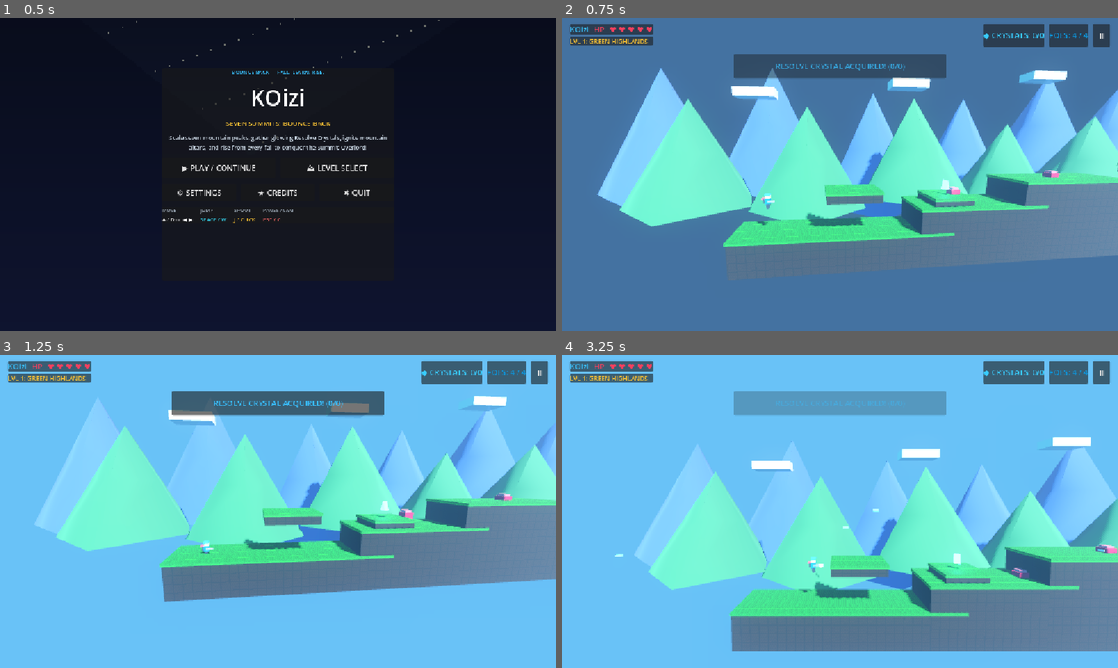
Above: before the commit, frames 1-4 (two rows, left to right).
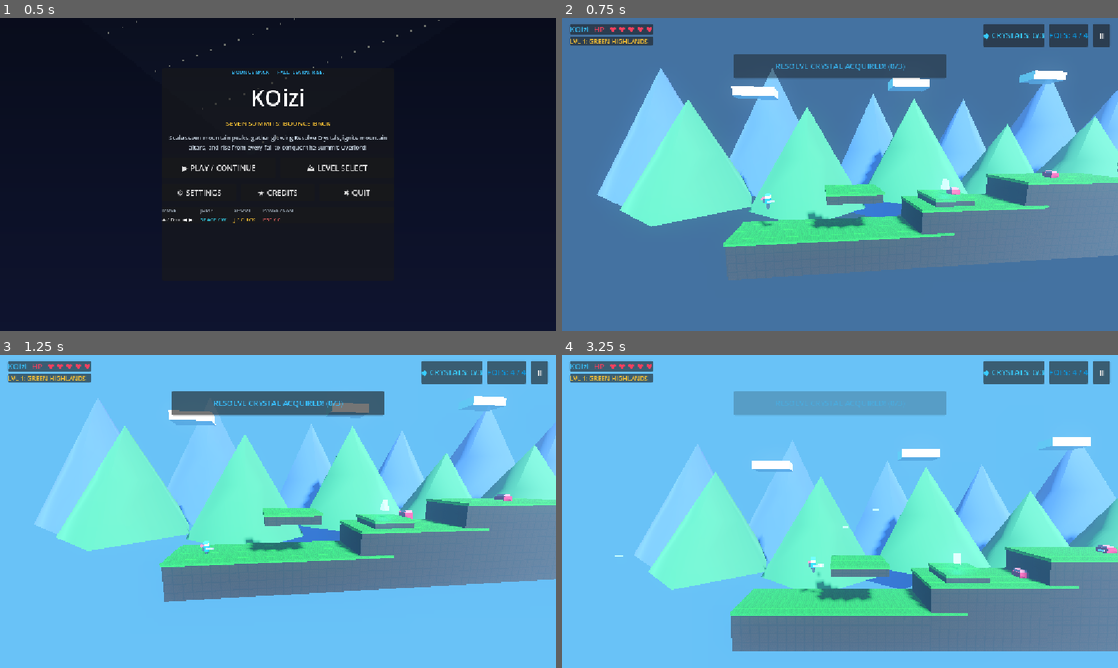
Above: after the commit, the same moments.

Repository: SpanzZzy/Kiozii-Adventure-Game
Game: Godot game, scene res://scenes/ui/main_menu.tscn
Two runs of this game, one before a commit and one after it. Both use one fixed random seed, a clock stepped at 60 frames per second and the inputs below.
Inputs (mouse positions are in pixels of both pictures, inside the frame that each line leads up to):
- Up to frame 1 (0.5 s): no input
- Up to frame 2 (0.75 s): click "▶ PLAY / CONTINUE" at 0.5 s
- Up to frame 3 (1.25 s): no input
- Up to frame 4 (3.25 s): tap Enter at 1.25 s; move the mouse to (962, 495) at 1.27 s; hold Right (move_right) 1.28-2.03 s; hold J (shoot) 1.28-2.03 s; click (962, 495) at 1.42 s; tap Space (jump) at 1.52, 2.27 s; move the mouse to (728, 527) at 2.02 s; hold Left (move_left) 2.03-2.78 s; tap C (toggle_camera) at 2.1 s; click (728, 527) at 2.17 s; move the mouse to (895, 442) at 2.77 s; hold Right (move_right) from 2.78 s (still down); hold J (shoot) from 2.78 s (still down); click (895, 442) at 2.92 s

Frame 1 is identical in both runs. In frame 2, 1.4% of the frame differs, in the area x 6-100%, y 4-74%; in frame 3, 1.1%; in frame 4, 1.6%, in the area x 9-100%, y 4-92%.

Commit message:
fix: resolve crystal collision & persistence, enforce shrine separation, and set default LOW graphics

Diff:
--- a/kiozii/scenes/levels/resolve_crystal_3d.tscn
+++ b/kiozii/scenes/levels/resolve_crystal_3d.tscn
@@ -3,7 +3,7 @@
 [ext_resource type="Script" path="res://scripts/resolve_crystal_3d.gd" id="1_crys"]
 
 [sub_resource type="SphereShape3D" id="Shape_Crys"]
-radius = 0.9
+radius = 1.3
 
 [sub_resource type="StandardMaterial3D" id="Mat_Crystal"]
 albedo_color = Color(0.2, 0.85, 1.0, 0.9)
@@ -15,25 +15,27 @@
 
 [sub_resource type="PrismMesh" id="Mesh_Crystal"]
 material = SubResource("Mat_Crystal")
-size = Vector3(0.7, 1.2, 0.7)
+size = Vector3(0.8, 1.3, 0.8)
 
 [node name="ResolveCrystal3D" type="Area3D"]
 collision_layer = 0
 collision_mask = 2
+monitoring = true
+monitorable = false
 script = ExtResource("1_crys")
 
 [node name="Collision" type="CollisionShape3D" parent="."]
-transform = Transform3D(1, 0, 0, 0, 1, 0, 0, 0, 1, 0, 0.6, 0)
+transform = Transform3D(1, 0, 0, 0, 1, 0, 0, 0, 1, 0, 0.65, 0)
 shape = SubResource("Shape_Crys")
 
 [node name="Visuals" type="Node3D" parent="."]
 
 [node name="CrystalMesh" type="MeshInstance3D" parent="Visuals"]
-transform = Transform3D(1, 0, 0, 0, 1, 0, 0, 0, 1, 0, 0.6, 0)
+transform = Transform3D(1, 0, 0, 0, 1, 0, 0, 0, 1, 0, 0.65, 0)
 mesh = SubResource("Mesh_Crystal")
 
 [node name="OmniLight3D" type="OmniLight3D" parent="Visuals"]
-transform = Transform3D(1, 0, 0, 0, 1, 0, 0, 0, 1, 0, 0.6, 0)
+transform = Transform3D(1, 0, 0, 0, 1, 0, 0, 0, 1, 0, 0.65, 0)
 light_color = Color(0.2, 0.85, 1.0, 1.0)
 light_energy = 1.2
 omni_range = 4.0
--- a/kiozii/scenes/levels/summit_01.tscn
+++ b/kiozii/scenes/levels/summit_01.tscn
@@ -481,9 +481,12 @@
 
 [node name="ResolveCrystal_0" parent="." instance=ExtResource("93_crystal")]
 transform = Transform3D(1, 0, 0, 0, 1, 0, 0, 0, 1, 26.5, 5.0, 0.0)
+crystal_id = 0
 
 [node name="ResolveCrystal_1" parent="." instance=ExtResource("93_crystal")]
 transform = Transform3D(1, 0, 0, 0, 1, 0, 0, 0, 1, 59.5, 2.0, 0.0)
+crystal_id = 1
 
 [node name="ResolveCrystal_2" parent="." instance=ExtResource("93_crystal")]
 transform = Transform3D(1, 0, 0, 0, 1, 0, 0, 0, 1, 71.5, 8.0, 0.0)
+crystal_id = 2
--- a/kiozii/scenes/levels/summit_02.tscn
+++ b/kiozii/scenes/levels/summit_02.tscn
@@ -9,6 +9,7 @@
 [ext_resource type="PackedScene" path="res://scenes/enemies/enemy_scout_3d.tscn" id="7_scout"]
 [ext_resource type="Texture2D" path="res://textures/pixel_rock.png" id="90_rock_tex"]
 [ext_resource type="Texture2D" path="res://textures/pixel_grass.png" id="91_grass_tex"]
+[ext_resource type="PackedScene" path="res://scenes/levels/resolve_crystal_3d.tscn" id="93_crystal"]
 
 [sub_resource type="Environment" id="Env_Summit"]
 background_mode = 1
@@ -462,3 +463,15 @@
 [node name="Enemy_5" parent="Enemies" instance=ExtResource("6_sniper")]
 transform = Transform3D(1, 0, 0, 0, 1, 0, 0, 0, 1, 102, 13, 0)
 max_health = 3
+
+[node name="ResolveCrystal_0" parent="." instance=ExtResource("93_crystal")]
+transform = Transform3D(1, 0, 0, 0, 1, 0, 0, 0, 1, 32.5, 7.5, 0.0)
+crystal_id = 0
+
+[node name="ResolveCrystal_1" parent="." instance=ExtResource("93_crystal")]
+transform = Transform3D(1, 0, 0, 0, 1, 0, 0, 0, 1, 51.0, 3.0, 0.0)
+crystal_id = 1
+
+[node name="ResolveCrystal_2" parent="." instance=ExtResource("93_crystal")]
+transform = Transform3D(1, 0, 0, 0, 1, 0, 0, 0, 1, 86.5, 4.0, 0.0)
+crystal_id = 2
--- a/kiozii/scenes/levels/summit_03.tscn
+++ b/kiozii/scenes/levels/summit_03.tscn
@@ -10,6 +10,7 @@
 [ext_resource type="PackedScene" path="res://scenes/enemies/enemy_scout_3d.tscn" id="8_scout"]
 [ext_resource type="Texture2D" path="res://textures/pixel_rock.png" id="90_rock_tex"]
 [ext_resource type="Texture2D" path="res://textures/pixel_grass.png" id="91_grass_tex"]
+[ext_resource type="PackedScene" path="res://scenes/levels/resolve_crystal_3d.tscn" id="93_crystal"]
 
 [sub_resource type="Environment" id="Env_Summit"]
 background_mode = 1
@@ -434,3 +435,15 @@
 [node name="Enemy_4" parent="Enemies" instance=ExtResource("7_sniper")]
 transform = Transform3D(1, 0, 0, 0, 1, 0, 0, 0, 1, 111, 13, 0)
 max_health = 3
+
+[node name="ResolveCrystal_0" parent="." instance=ExtResource("93_crystal")]
+transform = Transform3D(1, 0, 0, 0, 1, 0, 0, 0, 1, 36.0, 8.0, 0.0)
+crystal_id = 0
+
+[node name="ResolveCrystal_1" parent="." instance=ExtResource("93_crystal")]
+transform = Transform3D(1, 0, 0, 0, 1, 0, 0, 0, 1, 65.25, 6.0, 0.0)
+crystal_id = 1
+
+[node name="ResolveCrystal_2" parent="." instance=ExtResource("93_crystal")]
+transform = Transform3D(1, 0, 0, 0, 1, 0, 0, 0, 1, 77.25, 9.5, 0.0)
+crystal_id = 2
--- a/kiozii/scenes/levels/summit_04.tscn
+++ b/kiozii/scenes/levels/summit_04.tscn
@@ -10,6 +10,7 @@
 [ext_resource type="PackedScene" path="res://scenes/enemies/enemy_scout_3d.tscn" id="8_scout"]
 [ext_resource type="Texture2D" path="res://textures/pixel_rock.png" id="90_rock_tex"]
 [ext_resource type="Texture2D" path="res://textures/pixel_grass.png" id="91_grass_tex"]
+[ext_resource type="PackedScene" path="res://scenes/levels/resolve_crystal_3d.tscn" id="93_crystal"]
 
 [sub_resource type="Environment" id="Env_Summit"]
 background_mode = 1
@@ -416,3 +417,15 @@
 max_x = 114.0
 speed = 7.0
 max_health = 4
+
+[node name="ResolveCrystal_0" parent="." instance=ExtResource("93_crystal")]
+transform = Transform3D(1, 0, 0, 0, 1, 0, 0, 0, 1, 31.0, 2.0, 0.0)
+crystal_id = 0
+
+[node name="ResolveCrystal_1" parent="." instance=ExtResource("93_crystal")]
+transform = Transform3D(1, 0, 0, 0, 1, 0, 0, 0, 1, 48.0, 8.0, 0.0)
+crystal_id = 1
+
+[node name="ResolveCrystal_2" parent="." instance=ExtResource("93_crystal")]
+transform = Transform3D(1, 0, 0, 0, 1, 0, 0, 0, 1, 98.0, 11.0, 0.0)
+crystal_id = 2
--- a/kiozii/scenes/levels/summit_05.tscn
+++ b/kiozii/scenes/levels/summit_05.tscn
@@ -451,9 +451,12 @@
 
 [node name="ResolveCrystal_0" parent="." instance=ExtResource("93_crystal")]
 transform = Transform3D(1, 0, 0, 0, 1, 0, 0, 0, 1, 26.0, 4.5, 0.0)
+crystal_id = 0
 
 [node name="ResolveCrystal_1" parent="." instance=ExtResource("93_crystal")]
 transform = Transform3D(1, 0, 0, 0, 1, 0, 0, 0, 1, 74.0, 3.5, 0.0)
+crystal_id = 1
 
 [node name="ResolveCrystal_2" parent="." instance=ExtResource("93_crystal")]
 transform = Transform3D(1, 0, 0, 0, 1, 0, 0, 0, 1, 89.5, 10.5, 0.0)
+crystal_id = 2
--- a/kiozii/scenes/levels/summit_06.tscn
+++ b/kiozii/scenes/levels/summit_06.tscn
@@ -471,9 +471,12 @@
 
 [node name="ResolveCrystal_0" parent="." instance=ExtResource("93_crystal")]
 transform = Transform3D(1, 0, 0, 0, 1, 0, 0, 0, 1, 30.0, 2.0, 0.0)
+crystal_id = 0
 
 [node name="ResolveCrystal_1" parent="." instance=ExtResource("93_crystal")]
 transform = Transform3D(1, 0, 0, 0, 1, 0, 0, 0, 1, 48.5, 3.5, 0.0)
+crystal_id = 1
 
 [node name="ResolveCrystal_2" parent="." instance=ExtResource("93_crystal")]
 transform = Transform3D(1, 0, 0, 0, 1, 0, 0, 0, 1, 87.0, 4.0, 0.0)
+crystal_id = 2
--- a/kiozii/scripts/game_manager.gd
+++ b/kiozii/scripts/game_manager.gd
@@ -37,6 +37,10 @@
 var crystals_collected_level: int = 0
 var crystals_total_level: int = 0
 
+# CRYSTAL PERSISTENCE PER LEVEL: Array of bools [c0, c1, c2]
+var saved_crystals: Dictionary = {}
+var active_crystals_registered: Array = []
+
 # ACTIVE CHECKPOINT POSITION
 var current_checkpoint_pos: Vector3 = Vector3.ZERO
 var has_custom_checkpoint: bool = false
@@ -86,8 +90,9 @@
 	portal_is_open = (enemy_count == 0 and not is_boss)
 	has_respawned_this_level = false
 	damage_taken_this_level = 0
+	crystals_total_level = 0
 	crystals_collected_level = 0
-	crystals_total_level = 0
+	active_crystals_registered.clear()
 	has_custom_checkpoint = false
 	current_checkpoint_pos = Vector3.ZERO
 
@@ -96,18 +101,34 @@
 	if portal_is_open:
 		emit_signal("portal_unlocked")
 
+func register_crystal(crystal_node: Node3D, c_id: int) -> void:
+	crystals_total_level += 1
+	var lvl_key = str(current_level_idx + 1)
+	var lvl_saved = saved_crystals.get(lvl_key, [false, false, false])
+	if c_id >= 0 and c_id < lvl_saved.size() and lvl_saved[c_id] == true:
+		crystals_collected_level += 1
+		crystal_node.queue_free()
+	emit_signal("crystal_collected", crystals_collected_level, crystals_total_level)
+
+func on_crystal_collected(c_id: int) -> void:
+	crystals_collected_level += 1
+	var lvl_key = str(current_level_idx + 1)
+	if not saved_crystals.has(lvl_key):
+		saved_crystals[lvl_key] = [false, false, false]
+	if c_id >= 0 and c_id < saved_crystals[lvl_key].size():
+		saved_crystals[lvl_key][c_id] = true
+	save_progress()
+
+	if AudioManager:
+		AudioManager.play_crystal()
+	emit_signal("crystal_collected", crystals_collected_level, crystals_total_level)
+
 func set_checkpoint(pos: Vector3, checkpoint_name: String = "Summit Altar") -> void:
 	current_checkpoint_pos = pos
 	has_custom_checkpoint = true
 	if AudioManager:
 		AudioManager.play_checkpoint()
 	emit_signal("checkpoint_reached", checkpoint_name)
-
-func on_crystal_collected() -> void:
-	crystals_collected_level += 1
-	if AudioManager:
-		AudioManager.play_crystal()
-	emit_signal("crystal_collected", crystals_collected_level, crystals_total_level)
 
 func trigger_second_wind() -> void:
 	has_respawned_this_level = true
@@ -203,6 +224,7 @@
 	cfg.set_value("progression", "unlocked_level", unlocked_level)
 	cfg.set_value("progression", "completed_levels", completed_levels)
 	cfg.set_value("progression", "achievements", unlocked_achievements)
+	cfg.set_value("progression", "saved_crystals", saved_crystals)
 	cfg.save(SAVE_PATH)
 
 func load_progress() -> void:
@@ -211,3 +233,4 @@
 		unlocked_level = cfg.get_value("progression", "unlocked_level", 1)
 		completed_levels = cfg.get_value("progression", "completed_levels", [])
 		unlocked_achievements = cfg.get_value("progression", "achievements", {})
+		saved_crystals = cfg.get_value("progression", "saved_crystals", {})
--- a/kiozii/scripts/resolve_crystal_3d.gd
+++ b/kiozii/scripts/resolve_crystal_3d.gd
@@ -1,15 +1,22 @@
 extends Area3D
 
 # RESOLVE CRYSTAL COLLECTIBLE
+@export var crystal_id: int = 0
 var is_collected: bool = false
 var start_y: float = 0.0
 
 @onready var mesh: MeshInstance3D = $Visuals/CrystalMesh
+@onready var light: OmniLight3D = $Visuals/OmniLight3D
 
 func _ready() -> void:
+	collision_layer = 0
+	collision_mask = 2 # Detect Player CharacterBody3D on Layer 2
+	monitoring = true
+	monitorable = false
+
 	connect("body_entered", Callable(self, "_on_body_entered"))
 	start_y = global_position.y
-	GameManager.crystals_total_level += 1
+	GameManager.register_crystal(self, crystal_id)
 
 func _physics_process(delta: float) -> void:
 	if is_collected:
@@ -24,8 +31,11 @@
 		collect()
 
 func collect() -> void:
+	if is_collected:
+		return
 	is_collected = true
-	GameManager.on_crystal_collected()
+	monitoring = false
+	GameManager.on_crystal_collected(crystal_id)
 	var tween = create_tween()
-	tween.tween_property(self, "scale", Vector3(0.1, 0.1, 0.1), 0.15)
+	tween.tween_property(self, "scale", Vector3(0.01, 0.01, 0.01), 0.15)
 	tween.tween_callback(queue_free)
--- a/kiozii/scripts/settings_manager.gd
+++ b/kiozii/scripts/settings_manager.gd
@@ -1,20 +1,22 @@
 extends Node
 
-# SETTINGS DATA MODEL
+# SETTINGS DATA MODEL - DEFAULT LOW PRESET
 var master_volume: float = 1.0
 var music_volume: float = 0.8
 var sfx_volume: float = 1.0
 
 var fullscreen: bool = false
-var vsync: bool = true
+var vsync: bool = false
 var window_mode: int = 0
-var resolution_idx: int = 1
-
-var graphics_preset: int = 1
-var shadow_quality: int = 1
-var fog_enabled: bool = true
-var bloom_enabled: bool = true
-var msaa_quality: int = 1
+var resolution_idx: int = 2 # 1280x720 Windowed Default
+
+# GRAPHICS CONFIG (DEFAULT LOW PRESET)
+var graphics_preset: int = 0 # 0=LOW, 1=MEDIUM, 2=HIGH
+var shadow_quality: int = 0 # 0=OFF, 1=LOW, 2=HIGH
+var fog_enabled: bool = false
+var bloom_enabled: bool = false
+var msaa_quality: int = 0 # 0=DISABLED, 1=2X, 2=4X
+var fps_cap: int = 120
 
 # REBINDABLE ACTIONS AND DEFAULTS
 const ACTIONS = ["move_left", "move_right", "jump", "shoot", "pause", "toggle_camera"]
@@ -30,8 +32,6 @@
 }
 
 # DEFAULT BINDING CODES
-# Key codes: A=65, D=68, Space=32, J=74, Esc=4194305, C=67
-# Mouse: -1 for none, 1 for LMB
 const DEFAULT_KEY_BINDINGS = {
 	"move_left": {"type": "key", "code": 65, "second": 4194319},
 	"move_right": {"type": "key", "code": 68, "second": 4194321},
@@ -60,6 +60,7 @@
 		AudioManager.set_volumes(master_volume, music_volume, sfx_volume)
 
 func apply_display_settings() -> void:
+	Engine.max_fps = fps_cap
 	if fullscreen:
 		DisplayServer.window_set_mode(DisplayServer.WINDOW_MODE_FULLSCREEN)
 	else:
@@ -90,25 +91,36 @@
 	else:
 		vp.msaa_3d = Viewport.MSAA_4X
 
-	RenderingServer.directional_shadow_atlas_set_size(2048 if shadow_quality == 2 else (1024 if shadow_quality == 1 else 512), true)
+	if shadow_quality == 0:
+		RenderingServer.directional_shadow_atlas_set_size(512, false)
+	elif shadow_quality == 1:
+		RenderingServer.directional_shadow_atlas_set_size(1024, true)
+	else:
+		RenderingServer.directional_shadow_atlas_set_size(2048, true)
 
 func apply_preset(preset_idx: int) -> void:
 	graphics_preset = preset_idx
-	if preset_idx == 0:
+	if preset_idx == 0: # LOW (DEFAULT)
 		shadow_quality = 0
 		fog_enabled = false
 		bloom_enabled = false
 		msaa_quality = 0
-	elif preset_idx == 1:
+		vsync = false
+		fps_cap = 120
+	elif preset_idx == 1: # MEDIUM
 		shadow_quality = 1
 		fog_enabled = true
 		bloom_enabled = true
 		msaa_quality = 1
-	elif preset_idx == 2:
+		vsync = true
+		fps_cap = 60
+	elif preset_idx == 2: # HIGH
 		shadow_quality = 2
 		fog_enabled = true
 		bloom_enabled = true
 		msaa_quality = 2
+		vsync = true
+		fps_cap = 0
 	apply_graphics_settings()
 	save_settings()
 
@@ -136,16 +148,13 @@
 	return " / ".join(names) if names.size() > 0 else "Unbound"
 
 func rebind_action(action: String, new_event: InputEvent) -> String:
-	# CHECK CONFLICT
 	var conflict_action = find_event_conflict(new_event, action)
 	if not conflict_action.is_empty():
 		return "Conflict: Already used by %s!" % ACTION_NAMES.get(conflict_action, conflict_action)
 
-	# CLEAR AND ADD
 	InputMap.action_erase_events(action)
 	InputMap.action_add_event(action, new_event)
 
-	# PRESERVE SECONDARY BINDINGS WHERE APPLICABLE
 	if action == "move_left":
 		var arrow = InputEventKey.new()
 		arrow.keycode = KEY_LEFT
@@ -217,7 +226,6 @@
 		if ev:
 			InputMap.action_erase_events(action)
 			InputMap.action_add_event(action, ev)
-			# RESTORE SECONDARY
 			if action == "move_left":
 				var arrow = InputEventKey.new()
 				arrow.keycode = KEY_LEFT
@@ -269,6 +277,7 @@
 	cfg.set_value("display", "fullscreen", fullscreen)
 	cfg.set_value("display", "vsync", vsync)
 	cfg.set_value("display", "resolution_idx", resolution_idx)
+	cfg.set_value("display", "fps_cap", fps_cap)
 	cfg.set_value("graphics", "preset", graphics_preset)
 	cfg.set_value("graphics", "shadow", shadow_quality)
 	cfg.set_value("graphics", "fog", fog_enabled)
@@ -284,23 +293,29 @@
 		music_volume = cfg.get_value("audio", "music", 0.8)
 		sfx_volume = cfg.get_value("audio", "sfx", 1.0)
 		fullscreen = cfg.get_value("display", "fullscreen", false)
-		vsync = cfg.get_value("display", "vsync", true)
-		resolution_idx = cfg.get_value("display", "resolution_idx", 1)
-		graphics_preset = cfg.get_value("graphics", "preset", 1)
-		shadow_quality = cfg.get_value("graphics", "shadow", 1)
-		fog_enabled = cfg.get_value("graphics", "fog", true)
-		bloom_enabled = cfg.get_value("graphics", "bloom", true)
-		msaa_quality = cfg.get_value("graphics", "msaa", 1)
+		vsync = cfg.get_value("display", "vsync", false) # DEFAULT FALSE
+		resolution_idx = cfg.get_value("display", "resolution_idx", 2) # DEFAULT 1280x720
+		fps_cap = cfg.get_value("display", "fps_cap", 120)
+		graphics_preset = cfg.get_value("graphics", "preset", 0) # DEFAULT LOW
+		shadow_quality = cfg.get_value("graphics", "shadow", 0)
+		fog_enabled = cfg.get_value("graphics", "fog", false)
+		bloom_enabled = cfg.get_value("graphics", "bloom", false)
+		msaa_quality = cfg.get_value("graphics", "msaa", 0)
 		custom_bindings = cfg.get_value("controls", "bindings", {})
+	else:
+		# FIRST LAUNCH DEFAULTS TO LOW PRESET
+		apply_preset(0)
+		save_settings()
 
 func reset_to_defaults() -> void:
 	master_volume = 1.0
 	music_volume = 0.8
 	sfx_volume = 1.0
 	fullscreen = false
-	vsync = true
-	resolution_idx = 1
-	apply_preset(1)
+	vsync = false
+	resolution_idx = 2 # 1280x720 Windowed
+	fps_cap = 120
+	apply_preset(0) # RESTORE LOW PRESET
 	apply_all_settings()
 	restore_default_controls()
 	save_settings()
Not shown, changed: kiozii/CREDITS.md
